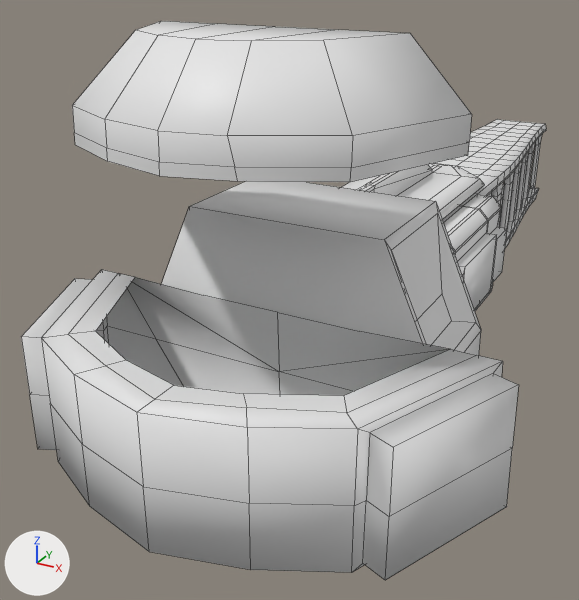
A saved change to the FBX model Assets/Arts/Actors/Player/Weapons/RailCanon/NST_Railcanon_low.fbx.
Before and after are seen from a camera (50 mm lens) standing at (0.811, -0.911, 0.855) and looking at (-0.267, 1.048, -0.125). The lights are fixed; the arrows at lower left show +X, +Y and +Z. The older version comes first. Mesh edges are drawn as thin lines. Where no turn or scale is listed for an object, it has been applied to the vertices.

The first picture shows 'NST_RailcanonBase_low', 'NST_RailcanonExtension_low', 'NST_Railcanon_low', 'NST_Railcanonhat_low'.
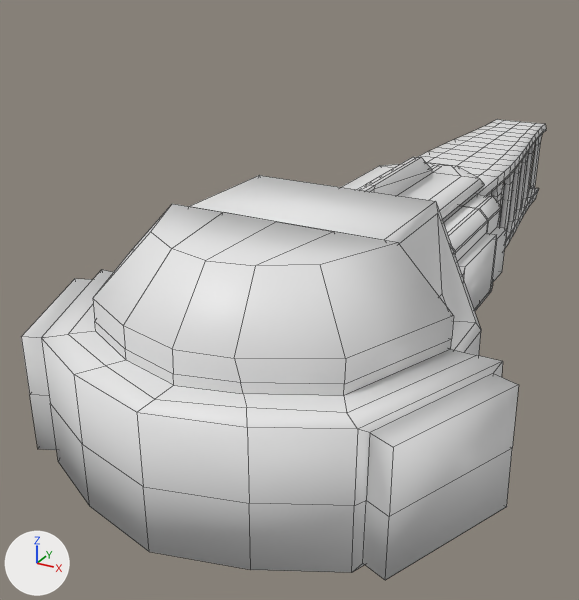
What differs and where, as boxes (x1, y1, x2, y2) in the pictures (579 x 600 px):
'NST_Railcanonhat_low', moved
    before: (72, 21, 472, 182)
    after: (93, 204, 454, 396)
'NST_RailcanonExtension_low', unchanged, covered by the edit
    before: (162, 181, 481, 355)
    after: (189, 175, 481, 355)

The edits, one by one:
Object 'NST_Railcanonhat_low' (ob_nst_railcanonhat_low) moves from (0.0, 0.0, 0.0) to (0.0, 0.0, -0.394).
